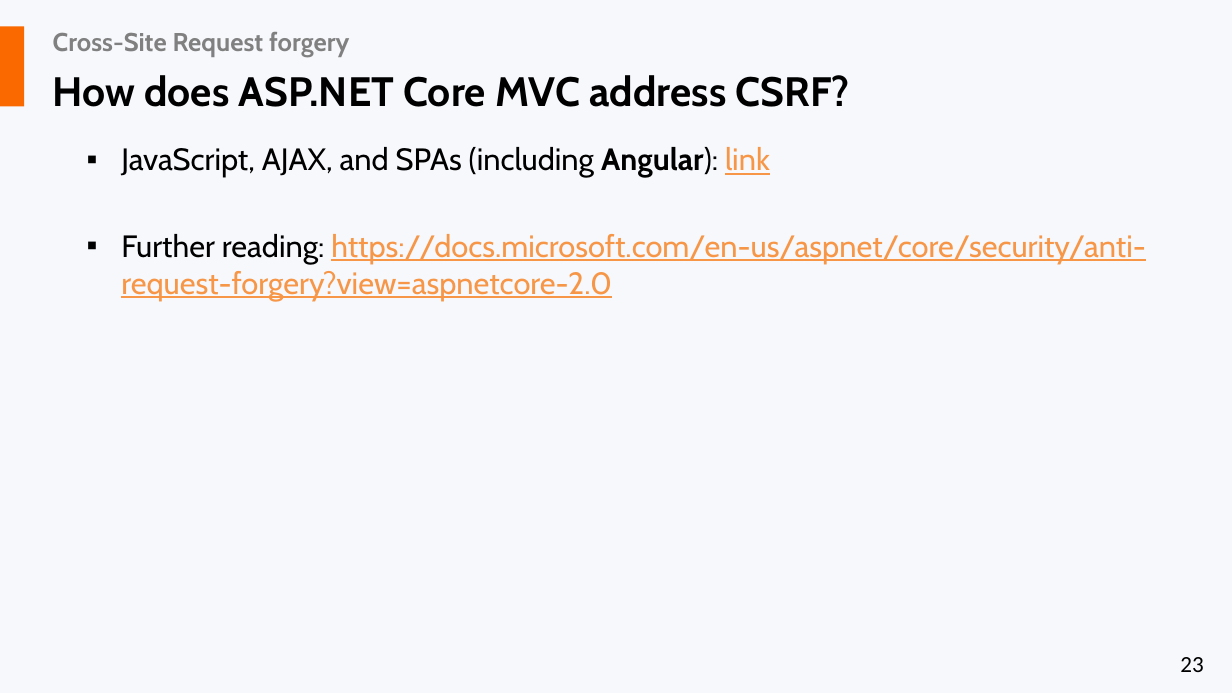
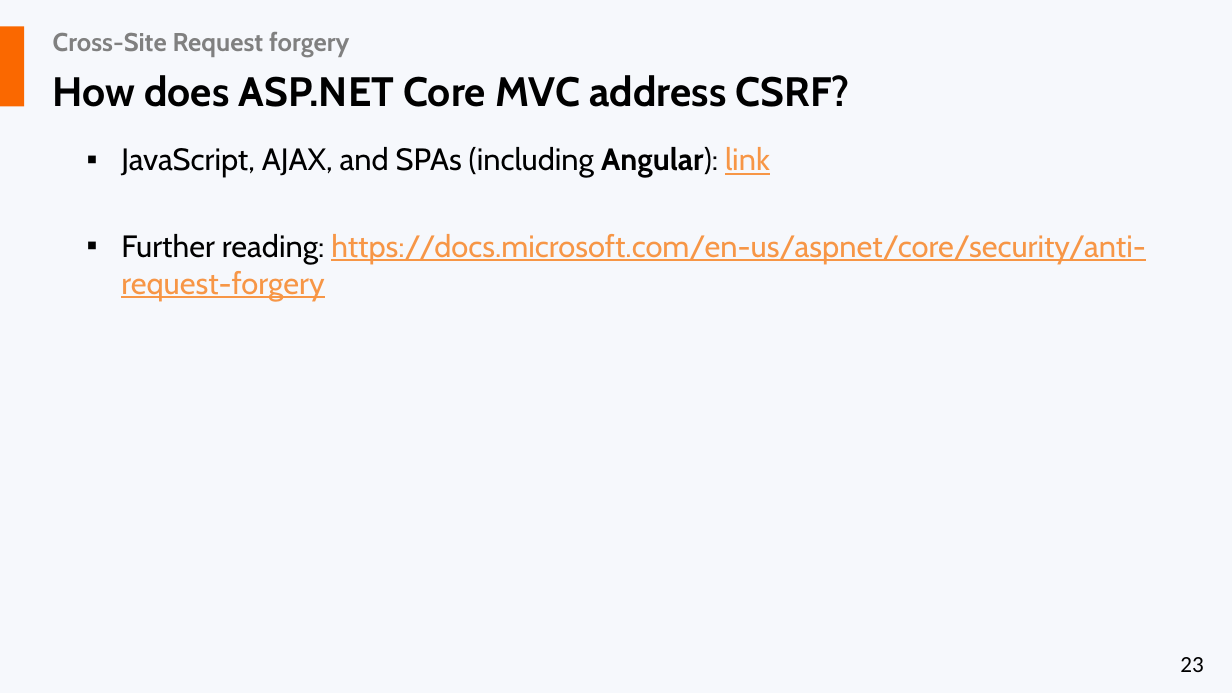
Before and after one commit to liviucotfas/ase-web-and-cloud-applications-security, a slide deck: slide 23 of Presentation ASPNET MVC Core - Part III.pptx. Drawn at 1232x693 pixels with LibreOffice and Linux fonts; fonts in the diff are those of the drawing. Boxes give left, top, right and bottom in pixels: in the first picture for what was removed or moved away, otherwise in the second. Text is boxed around its words. In the diff, an @@ line names an element or a change of style, - is before the commit and + after.

```diff
--- a/Presentation ASPNET MVC Core - Part III.pptx
+++ b/Presentation ASPNET MVC Core - Part III.pptx
@@ text at box(121, 234, 1146, 300): text changed @@
-▪ Further reading: https://docs.microsoft.com/en-us/aspnet/core/security/anti-request-forgery?view=aspnetcore-2.0
+▪ Further reading: https://docs.microsoft.com/en-us/aspnet/core/security/anti-request-forgery
```
Also in this commit, not shown: 4 other slides changed, 1 other file.
